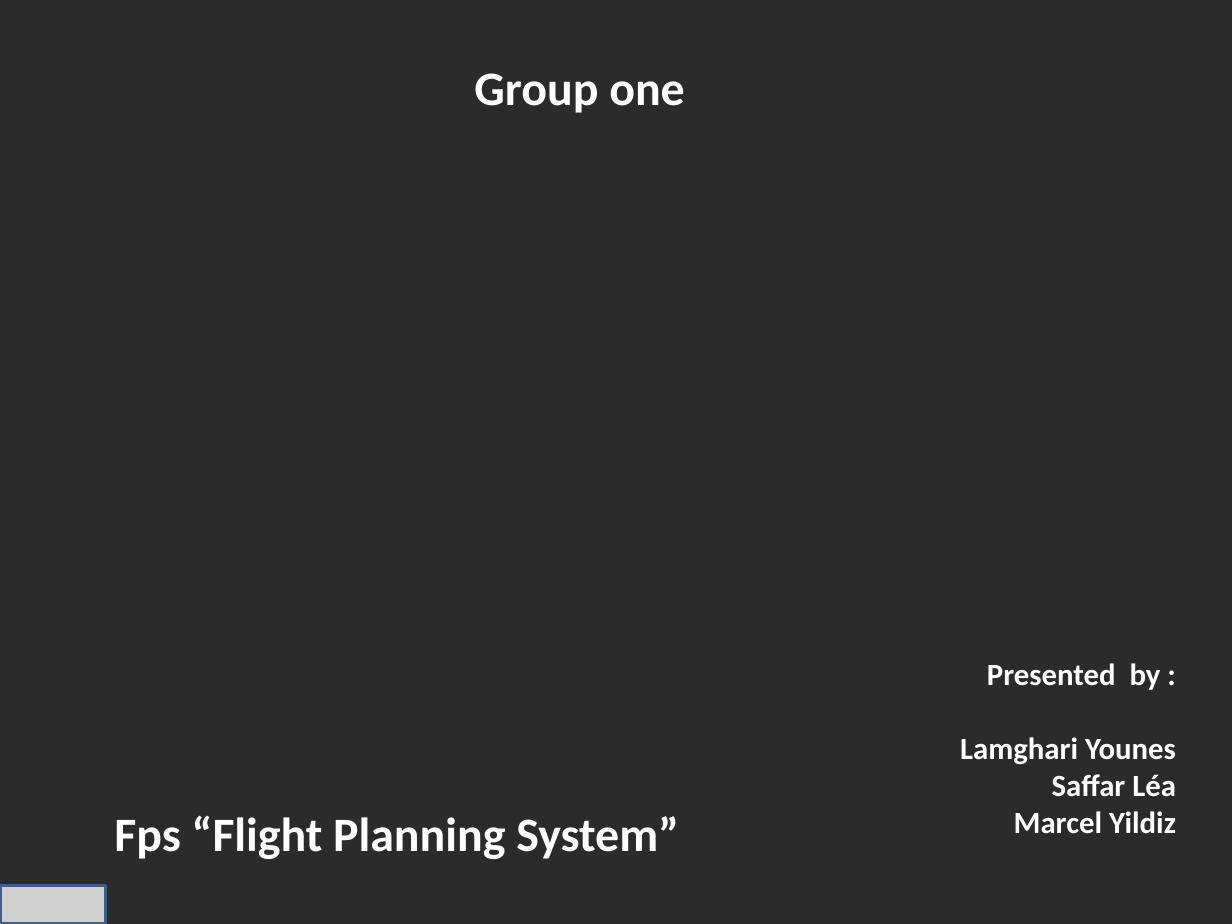
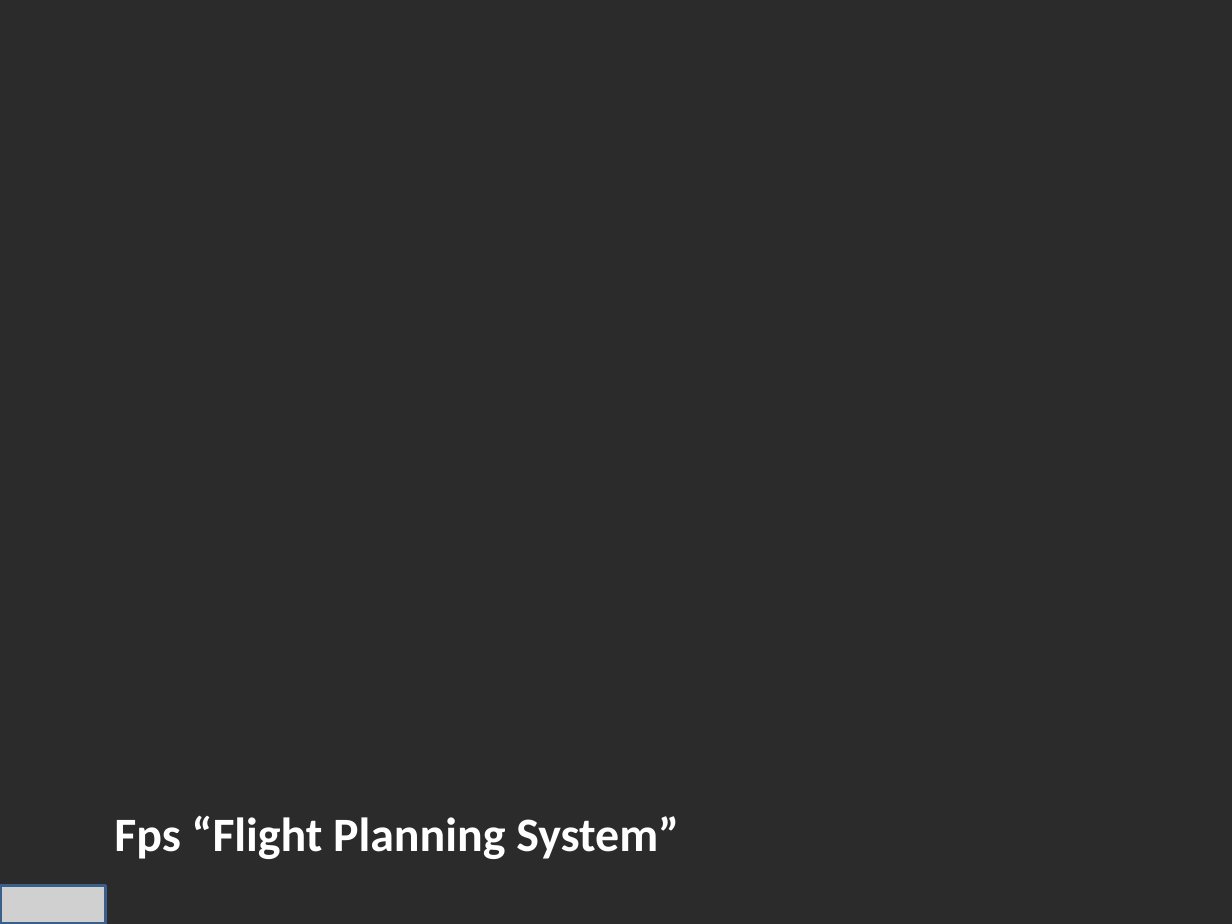
Before and after one commit to niss93/Preplane, a slide deck: slide 1 of Presentation.pptx. Drawn at 1232x924 pixels with LibreOffice and Linux fonts; fonts in the diff are those of the drawing; grey boxes stand for pictures; background and template pictures are left out; a plain dark background stands for a picture behind light text. Boxes give left, top, right and bottom in pixels: in the first picture for what was removed or moved away, otherwise in the second. Text is boxed around its words. In the diff, an @@ line names an element or a change of style, - is before the commit and + after.

```diff
--- a/Presentation.pptx
+++ b/Presentation.pptx
@@ text removed at [474,73,685,113] @@
-Group one
@@ text removed at [960,663,1176,834] @@
-Presented by :
-Lamghari Younes
-Saffar Léa
-Marcel Yildiz
```
Also in this commit, not shown: 6 other slides changed, 5 slides added, 8 slides removed, 3 other files.
